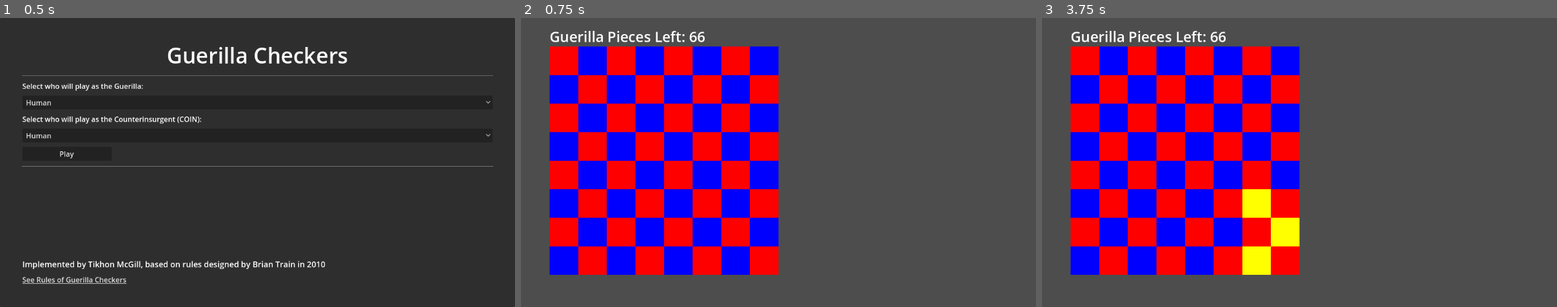
Above: before the commit, frames 1-3 (left to right).
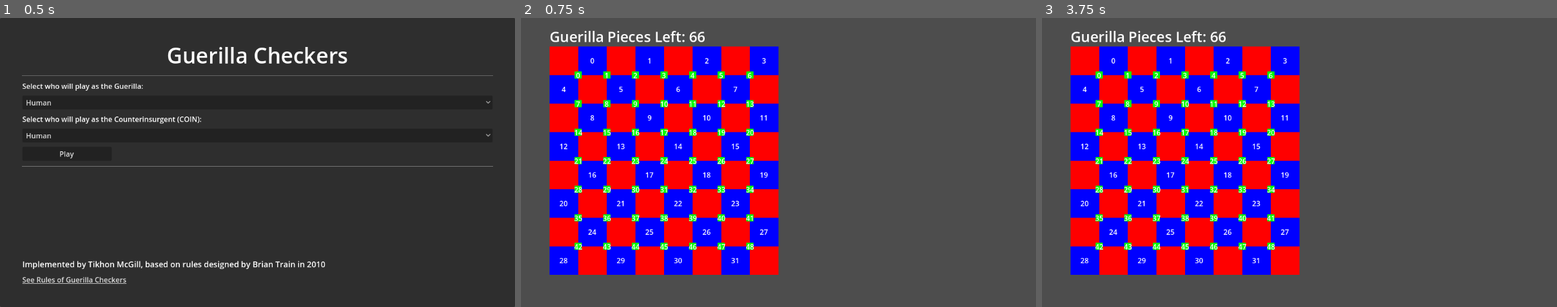
Above: after the commit, the same moments.

Repository: TikhonMcGill/guerilla-checkers
Game: Godot game, scene res://assets/scenes/main_menu/main_menu.tscn
The game is run twice, just before and just after one commit, with the same random seed, the same clock (stepped at 60 frames per second) and the same inputs.
Inputs (mouse positions are in pixels of both pictures, inside the frame that each line leads up to):
- Up to frame 1 (0.5 s): no input
- Up to frame 2 (0.75 s): click "Play" at 0.5 s
- Up to frame 3 (3.75 s): tap Enter at 1.25, 2.75 s; move the mouse to (1412, 148) at 1.27 s; tap Space at 2, 3.5 s; move the mouse to (1196, 176) at 2.02 s; move the mouse to (1351, 98) at 2.77 s; move the mouse to (1273, 220) at 3.52 s

Frame 1 is identical in both runs. In frame 2, 2.4% of the frame differs, in the area x 7-48%, y 13-85%; in frame 3, 3.9%, in the area x 7-51%, y 13-89%.

Commit message:
Implement Corner visualization, test state consts

Diff:
--- a/assets/objects/game_state.gd
+++ b/assets/objects/game_state.gd
@@ -225,12 +225,12 @@
 	return CELL_ADJACENCIES[cell]
 
 ##Get the Orthogonally-adjacent Corners to this corner
-func get_adjacent_corners(corner : int) -> Array[int]:
+func get_adjacent_corners(corner : int):
 	assert(corner >= 0 and corner <= 48,"Corner to get adjacencies of must be between 0 and 48")
 	return CORNER_ADJACENCIES[corner]
 
 ##Get the Corners in this Cell
-func get_cell_corners(cell : int) -> Array[int]:
+func get_cell_corners(cell : int):
 	assert(cell >= 0 and cell <= 31,"Cell to get Corners of must be between 0 and 31")
 	return CELL_CORNERS[cell]
 
@@ -248,8 +248,8 @@
 func get_corner_between_cells(cell1: int, cell2: int) -> int:
 	assert(cell1 >= 0 and cell1 <= 31,"Cell1 to get Corner between it and Cell2 must be between 0 and 31")
 	assert(cell2 >= 0 and cell2 <= 31,"Cell2 to get Corner between it and Cell1 must be between 0 and 31")
-	var cell_1_corners := get_cell_corners(cell1)
-	var cell_2_corners := get_cell_corners(cell2)
+	var cell_1_corners = get_cell_corners(cell1)
+	var cell_2_corners = get_cell_corners(cell2)
 
 	for corner in cell_1_corners:
 		if corner in cell_2_corners:
--- a/assets/scenes/game_board/corner/corner.tscn
+++ b/assets/scenes/game_board/corner/corner.tscn
@@ -12,5 +12,7 @@
 anchor_bottom = 1.0
 grow_horizontal = 2
 grow_vertical = 2
+horizontal_alignment = 1
+vertical_alignment = 1
 
 [connection signal="mouse_entered" from="." to="." method="_on_mouse_entered"]
--- a/assets/scenes/game_board/game_board.gd
+++ b/assets/scenes/game_board/game_board.gd
@@ -8,10 +8,11 @@
 
 @export_color_no_alpha var tile_color_1 = Color.WHITE
 @export_color_no_alpha var tile_color_2 = Color.BLACK
-@export_color_no_alpha var corner_color = Color.WEB_GRAY
+@export_color_no_alpha var corner_color = Color.DIM_GRAY
 
 @export var tile_size : int = 48
 @export var label_cells : bool = false
+@export var label_corners : bool = false
 
 @onready var tiles = $Tiles
 @onready var corners = $Corners
@@ -25,8 +26,10 @@
 
 func _initialize_board():
 	_initialize_cells()
+	_initialize_corners()
 	_initialize_label()
 
+##Place all Cells of the Board in an 8-by-8 grid
 func _initialize_cells():
 	var col1 = true
 	for y in range(8):
@@ -46,6 +49,33 @@
 
 			col1 = not col1
 		col1 = not col1
+
+##Place all corners of the board
+func _initialize_corners():
+	#The idea is to place a corner into the bottom-right of every
+	#cell which HAS a cell below it and to the right of it
+	#
+	#This means the bottom 8 cells are not suitable, as they have
+	#nothing below them (hence iterating through 56)
+	#
+	#As for the remaining 56 cells, if the Cell is a multiple of 8,
+	#it is at the end of the row, meaning there is nothing to the right
+	#of it, so we do NOT create a corner in its bottom-right corner
+	for cell in range(56):
+		if cell % 8 != 0:
+			#Admittedly, this position offset was determined experimentally
+			var tile : Tile = tiles.get_child(cell)
+			var placement_position : Vector2i = tile.global_position
+			placement_position.x -= tile.size.x
+
+			#Subtract half of the Corner's size, so that it is in the middle of
+			#the corner
+			placement_position -= Vector2i(tile_size,tile_size)/8
+
+			var corner := _create_corner(placement_position)
+
+			if label_corners == true:
+				corner.get_node("Label").text = str(corner.get_index())
 
 func _initialize_label():
 	pieces_left_label.text = "Guerilla Pieces Left: 66"
@@ -67,10 +97,21 @@
 
 	return new_tile
 
-##Create a Corner with the selected color at the selected position
-func _create_corner(_corner_col : Color,_corner_pos : Vector2i) -> Corner:
+##Create a Corner at the selected position, its color dictated by the export variable
+func _create_corner(_corner_pos : Vector2i) -> Corner:
 	var new_corner : Corner = CORNER_SCENE.instantiate()
 	new_corner.size = Vector2i(tile_size/4,tile_size/4)
+
+	#Set the Corner's pivot to be in the center
+	new_corner.pivot_offset = new_corner.size/2
+
+	new_corner.global_position = _corner_pos
+
+	new_corner.color = corner_color
+
+	new_corner.mouse_entered_corner.connect(handle_mouse_corner_enter)
+
+	corners.add_child(new_corner)
 
 	return new_corner
 
--- a/assets/scenes/game_board/tile/tile.tscn
+++ b/assets/scenes/game_board/tile/tile.tscn
@@ -6,8 +6,13 @@
 script = ExtResource("1_wqv4k")
 
 [node name="Label" type="Label" parent="."]
-layout_mode = 0
-offset_right = 40.0
-offset_bottom = 23.0
+layout_mode = 1
+anchors_preset = 15
+anchor_right = 1.0
+anchor_bottom = 1.0
+grow_horizontal = 2
+grow_vertical = 2
+horizontal_alignment = 1
+vertical_alignment = 1
 
 [connection signal="mouse_entered" from="." to="." method="_on_mouse_entered"]
--- a/assets/scenes/game_scene/game_scene.gd
+++ b/assets/scenes/game_scene/game_scene.gd
@@ -27,6 +27,16 @@
 
 	tile.color = tile.color.inverted()
 
-	for x in game_state.get_adjacent_cells(tile_index):
-		var tile2 : Tile = game_board.get_cell_tile(x)
-		tile2.color = tile2.color.inverted()
+	for x in game_state.get_cell_corners(tile_index):
+		var corner : Corner = game_board.corners.get_child(x)
+		corner.color = corner.color.inverted()
+
+func _on_game_board_mouse_over_corner(corner : Corner):
+	var corner_index : int = corner.get_index()
+
+	corner.color = corner.color.inverted()
+
+	for x in game_state.get_adjacent_corners(corner_index):
+		print(x)
+		var corner2 : Corner = game_board.corners.get_child(x)
+		corner2.color = corner2.color.inverted()
--- a/assets/scenes/game_scene/game_scene.tscn
+++ b/assets/scenes/game_scene/game_scene.tscn
@@ -16,7 +16,10 @@
 position = Vector2(64, 64)
 tile_color_1 = Color(1, 0, 0, 1)
 tile_color_2 = Color(0, 0, 1, 1)
+corner_color = Color(0, 1, 0, 1)
 tile_size = 64
+label_cells = true
+label_corners = true
 
 [node name="AdjacencyTestTimer" type="Timer" parent="."]
 wait_time = 0.5
